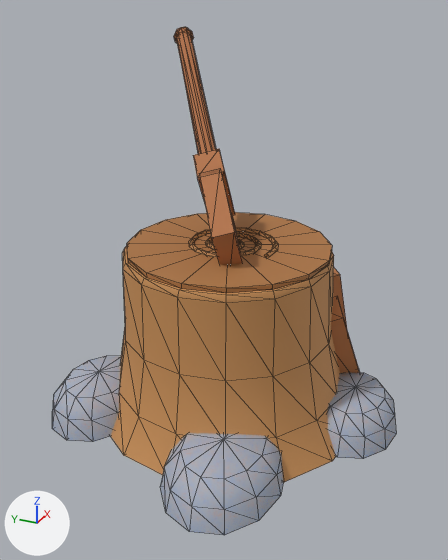
Before and after pictures for a commit that changed the glTF model roblox-winter-props/glb/StumpWithAxe.glb.
Rendered twice from a camera (50 mm lens) standing at (-9.48, -3.94, 6.91) and looking at (-0.44, 0.13, 2.39). Every picture has the same lights, and +X, +Y and +Z are marked at lower left. The older version comes first. Mesh edges are drawn as thin lines. Vertices at exactly the same position are counted once.

Objects in the first picture: 'StumpWithAxe'.
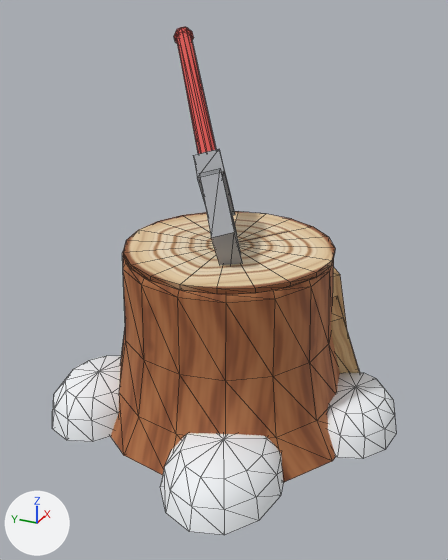
Location of each change, [x1, y1, x2, y2] in pixels of the pictures (448 x 560 px; the box of a moved part takes in the faces that stretch with it):
```json
{"part": 1, "of": "me_stumpwithaxe_main", "change": "deleted", "before": [189, 227, 278, 257], "on screen": "brown"}
{"part": 2, "of": "me_stumpwithaxe_main", "change": "moved or reshaped", "before": [127, 212, 332, 293], "after": [123, 211, 335, 294]}
{"part": 3, "of": "me_stumpwithaxe_main", "change": "surface changed", "before": [52, 27, 396, 535], "after": [52, 27, 396, 535]}
```

The change, as JSON lines over the scene's bpy script:
```json
{"block": "me_stumpwithaxe_main", "where": "# used by ob_stumpwithaxe; location = (0.0, 0.0, 0.0)"}
{"op": "remove", "block": "me_stumpwithaxe_main", "code": "me_stumpwithaxe_main.from_pydata(...)  # 517 vertices, 984 faces; spans x -3.75..3.75, y -3.09..3.09, z 0.0..6.3"}
{"op": "add", "block": "me_stumpwithaxe_main", "code": "me_stumpwithaxe_main.from_pydata(...)  # 363 vertices, 680 faces; spans x -3.75..3.75, y -3.09..3.09, z 0.0..6.3"}
{"block": "me_stumpwithaxe_main", "change": "me_stumpwithaxe_main part 1: the loose piece of 162 vertices spanning x -1.19..0.21, y -0.86..0.68, z 3.09..3.19 is deleted"}
{"block": "me_stumpwithaxe_main", "change": "me_stumpwithaxe_main part 2"}
{"block": "me_stumpwithaxe_main", "change": "32 vertices are removed from x -2.29..1.15, y -1.74..1.7, z 3.05..3.13"}
{"block": "me_stumpwithaxe_main", "change": "64 faces are deleted"}
{"block": "me_stumpwithaxe_main", "change": "20 vertices are added at x -2.33..1.19, y -1.78..1.74, z 3.05"}
{"block": "me_stumpwithaxe_main", "change": "20 new vertices lie (0.0, 0.0, 0.08) away from vertices in x -2.33..1.19, y -1.78..1.74, z 3.05"}
{"block": "me_stumpwithaxe_main", "change": "80 new faces join them"}
{"block": "me_stumpwithaxe_main", "change": "me_stumpwithaxe_main part 3: 600 kept faces spanning x -3.75..3.75, y -3.09..3.09, z 0.0..6.3 get new texture (UV) coordinates"}
```
